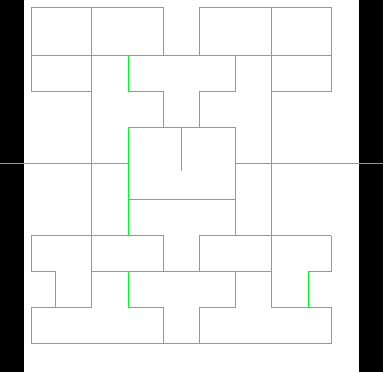
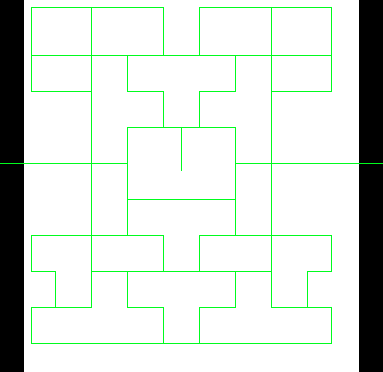
Before/after of a 383px x 372px layered artwork. What changed in the layer stack:
painted on "path" over [127,56,332,308]
